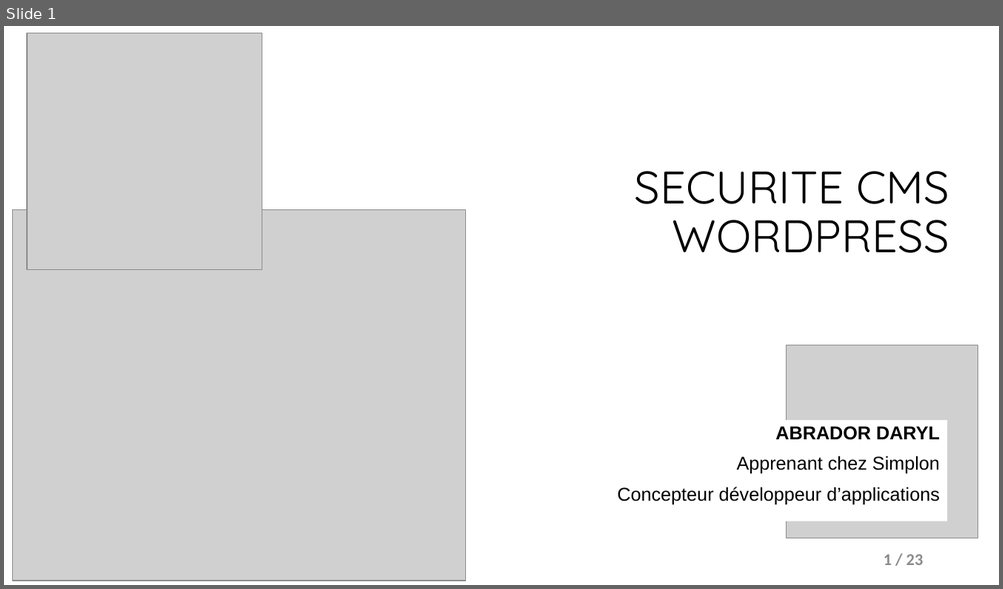
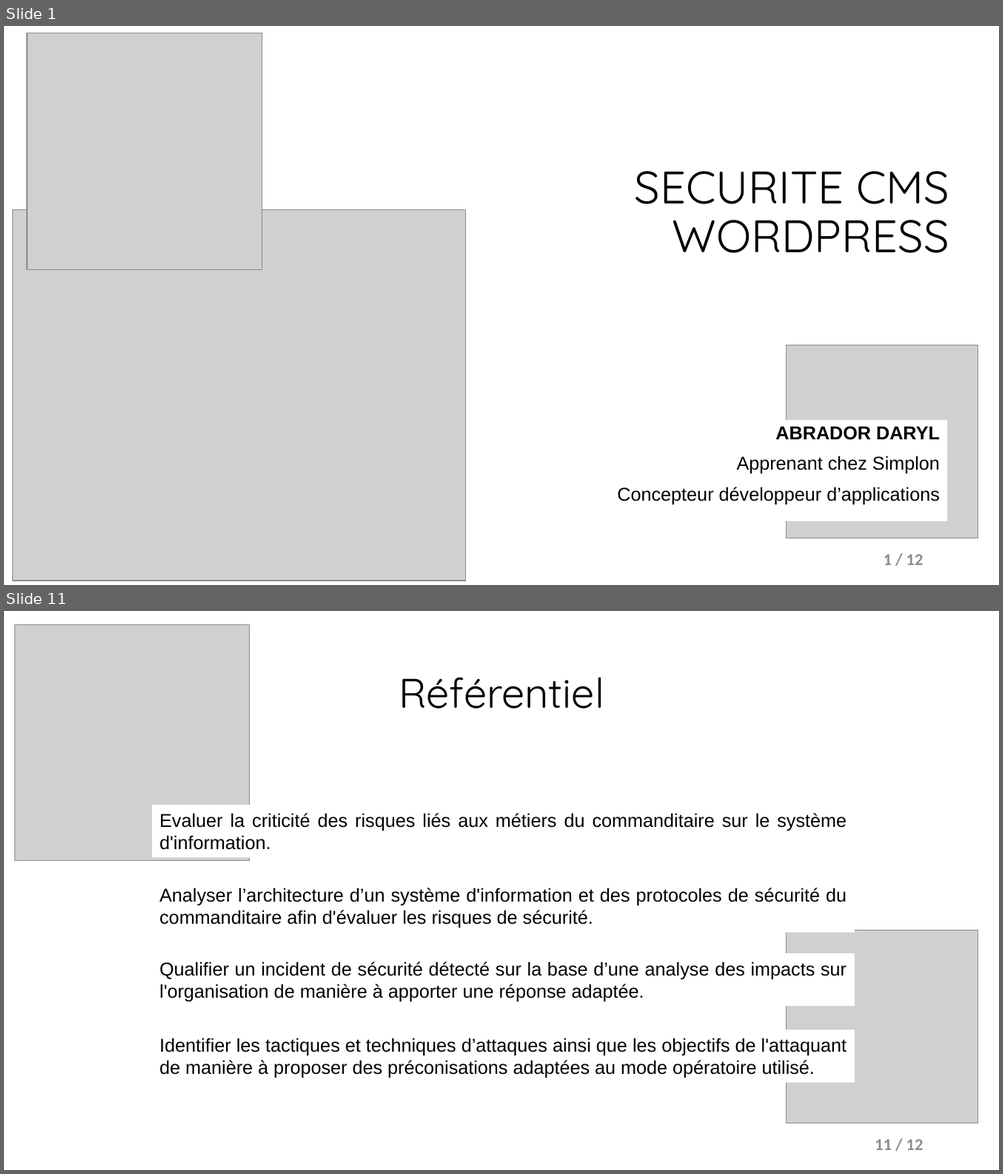
Before and after one commit to Darylabrador/cybersecurite, a slide deck: 0-PRESENTATION_POWERPOINT/presentation_secu_wordpress.pptx. Shown one above the other, each under a label of ours: slide 1 before the commit, slides 1 and 11 after it; the slides between them are not shown. The pictures are 1003x589 and 1003x1174 pixels, drawn with LibreOffice and Linux fonts; fonts in the diff are those of the drawing; grey boxes stand for pictures. Boxes give left, top, right and bottom in pixels: in the first picture for what was removed or moved away, otherwise in the second. Text is boxed around its words. In the diff, an @@ line names an element or a change of style, - is before the commit and + after.

```diff
--- a/0-PRESENTATION_POWERPOINT/presentation_secu_wordpress.pptx
+++ b/0-PRESENTATION_POWERPOINT/presentation_secu_wordpress.pptx
@@ slide 11 added at (4, 611, 999, 1170), background #FFFFFF @@
@@ picture added at (14, 624, 250, 861) @@
@@ title added at (398, 677, 604, 709), 40 pt, text #000000 @@
+Référentiel
@@ text added at (159, 813, 846, 850), 18 pt, text #000000 @@
+Evaluer la criticité des risques liés aux métiers du commanditaire sur le système d'information.
@@ text added at (159, 888, 846, 928), 18 pt, text #000000 @@
+Analyser l’architecture d’un système d'information et des protocoles de sécurité du commanditaire afin d'évaluer les risques de sécurité.
@@ picture added at (786, 931, 978, 1125) @@
@@ text added at (159, 962, 846, 1002), 18 pt, text #000000 @@
+Qualifier un incident de sécurité détecté sur la base d’une analyse des impacts sur l'organisation de manière à apporter une réponse adaptée.
@@ text added at (159, 1038, 846, 1079), 18 pt, text #000000 @@
+Identifier les tactiques et techniques d’attaques ainsi que les objectifs de l'attaquant de manière à proposer des préconisations adaptées au mode opératoire utilisé.
@@ page number added at (874, 1139, 923, 1150), 16 pt, text #8C8C8C, bold @@
+11 / 12
@@ page number at (883, 554, 923, 565): text changed @@
-1 / 23
+1 / 12
```
Also in this commit, not shown: 4 slides changed, 6 other slides added, 2 slides removed, 7 other files.
